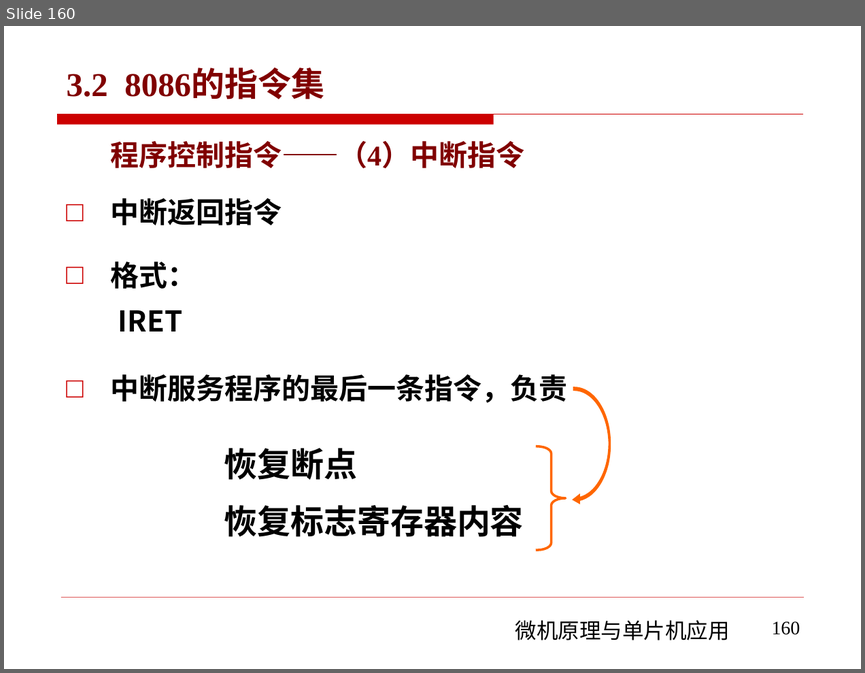
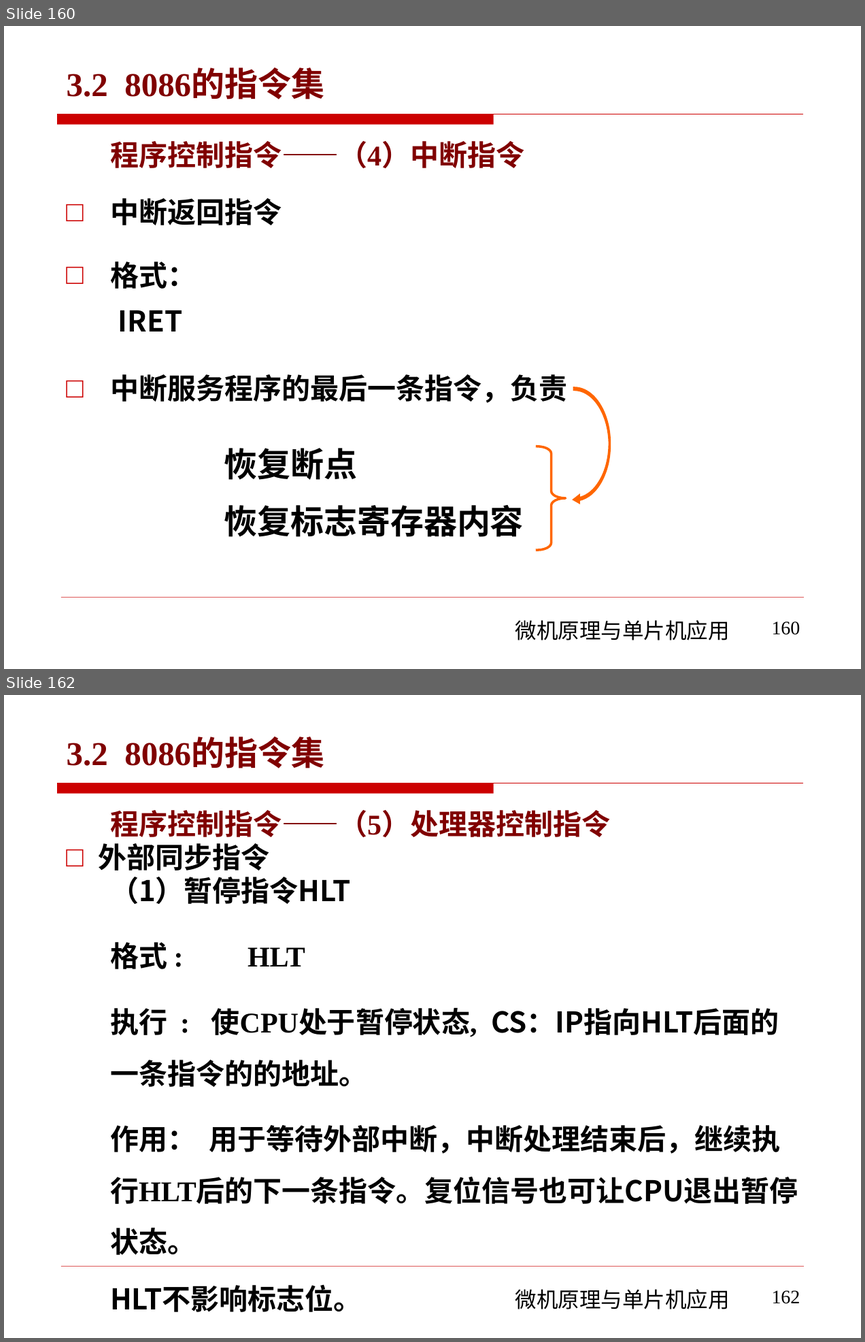
Before and after one commit to rshouc/Microcomputer, a slide deck: PPT/The Principle of Microcomputer/第三章 微机原理（8086的指令系统-指令集).pptx. Shown one above the other, each under a label of ours: slide 160 before the commit, slides 160 and 162 after it; the slides between them are not shown. The pictures are 865x673 and 865x1342 pixels, drawn with LibreOffice and Linux fonts; fonts in the diff are those of the drawing; background and template pictures are left out. Boxes give left, top, right and bottom in pixels: in the first picture for what was removed or moved away, otherwise in the second. Text is boxed around its words. In the diff, an @@ line names an element or a change of style, - is before the commit and + after.

```diff
--- a/PPT/The Principle of Microcomputer/第三章 微机原理（8086的指令系统-指令集).pptx
+++ b/PPT/The Principle of Microcomputer/第三章 微机原理（8086的指令系统-指令集).pptx
@@ slide 162 added at (4, 695, 861, 1338), background #FFFFFF; not listed: 3 template elements that a slide beside it also shows @@
@@ title added at (67, 739, 324, 768), 28 pt, text #800000, bold @@
+3.2 8086的指令集
@@ text added at (99, 810, 798, 1255), 24 pt, text #000000, bold @@
+程序控制指令——（5）处理器控制指令
+□ 外部同步指令
+（1）暂停指令HLT
+格式 : HLT
+执行 : 使CPU处于暂停状态, CS：IP指向HLT后面的一条指令的的地址。
+作用： 用于等待外部中断，中断处理结束后，继续执行HLT后的下一条指令。复位信号也可让CPU退出暂停状态。
+HLT不影响标志位。
@@ page number added at (772, 1290, 800, 1304), 16 pt, text #000000 @@
+162
```
Also in this commit, not shown: 3 other slides added.
